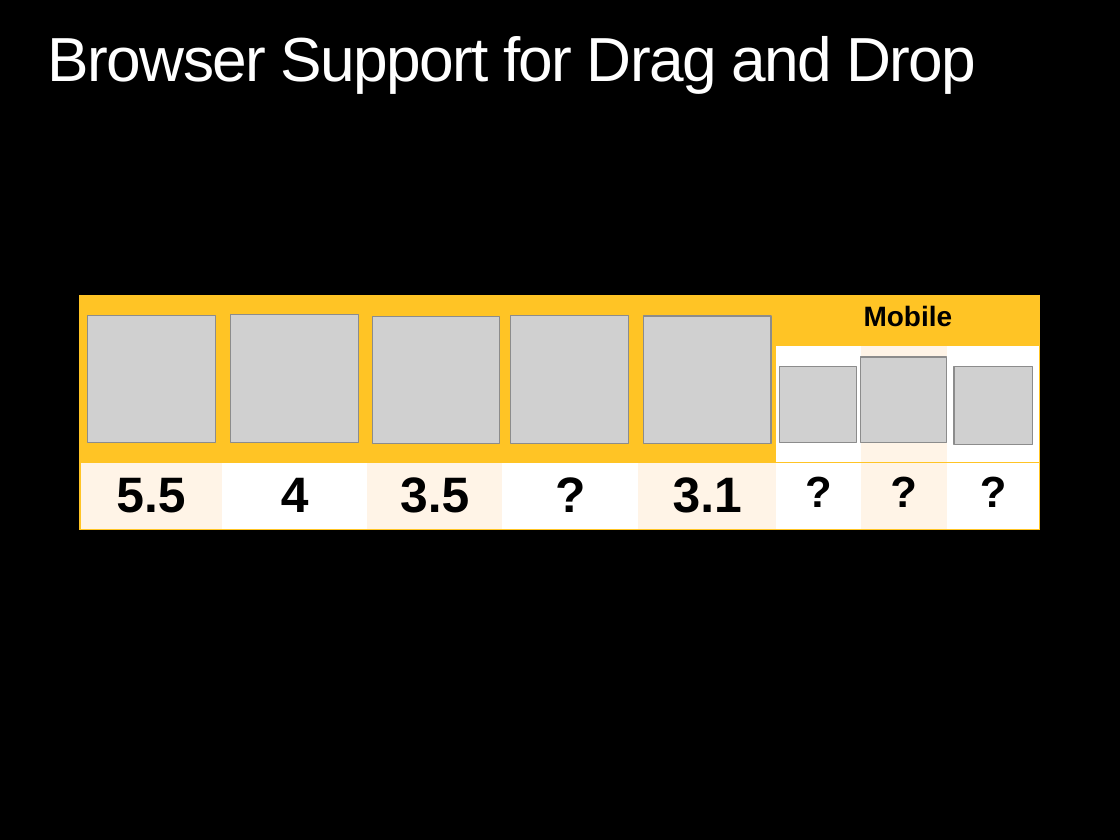
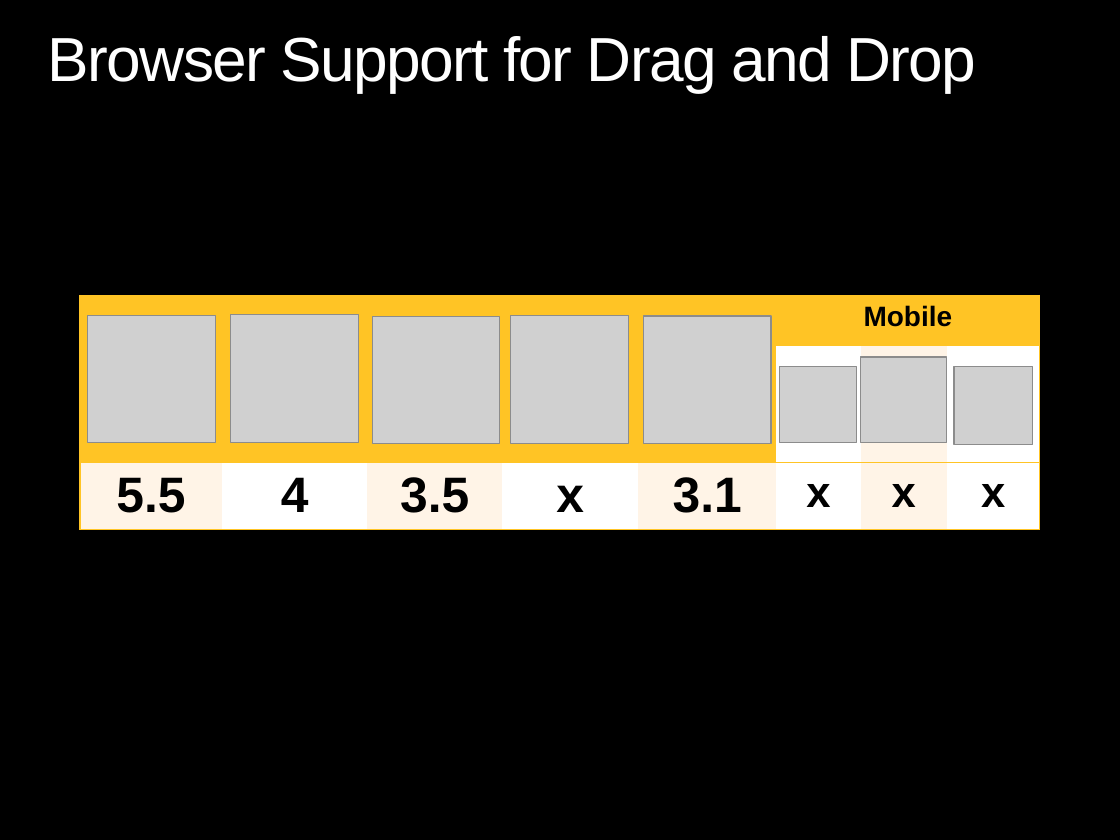
Before and after one commit to theClarkSell/HTML5-Compiler, a slide deck: slide 29 of 4-JavaScript API/JavaScript APIs.pptx (slide 28 before the commit). Drawn at 1120x840 pixels with LibreOffice and Linux fonts; fonts in the diff are those of the drawing; grey boxes stand for pictures; background and template pictures are left out. Boxes give left, top, right and bottom in pixels: in the first picture for what was removed or moved away, otherwise in the second. Text is boxed around its words. In the diff, an @@ line names an element or a change of style, - is before the commit and + after.

Commit message:
deck updates

```diff
--- a/4-JavaScript API/JavaScript APIs.pptx
+++ b/4-JavaScript API/JavaScript APIs.pptx
@@ table at [80,296,1039,533] @@
-row 3: 5.5 | 4 | 3.5 | ? | 3.1 | ? | ? | ?
+row 3: 5.5 | 4 | 3.5 | x | 3.1 | x | x | x
```
Also in this commit, not shown: 5 other slides changed, 1 slide added, 1 other file.
